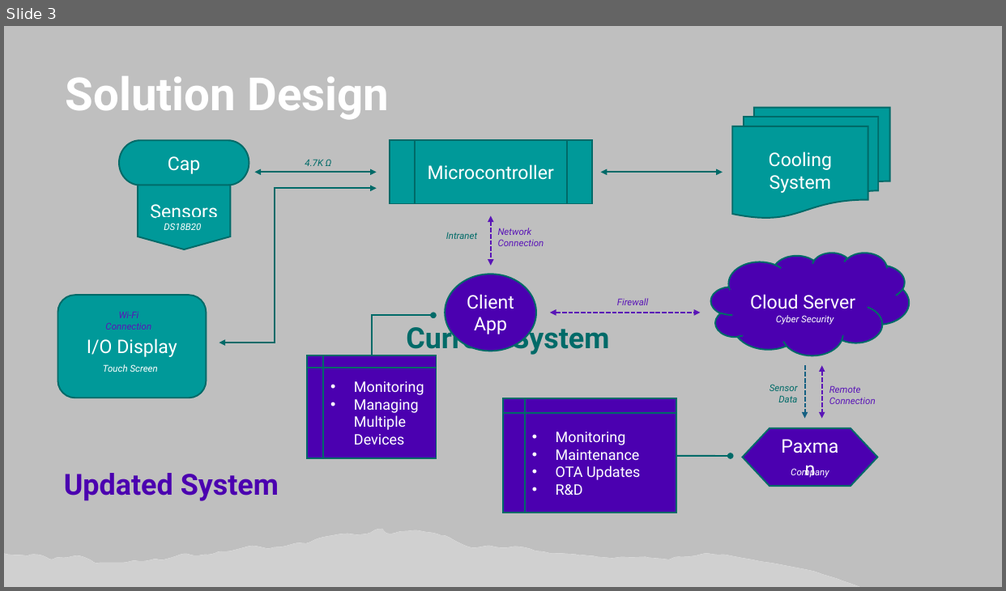
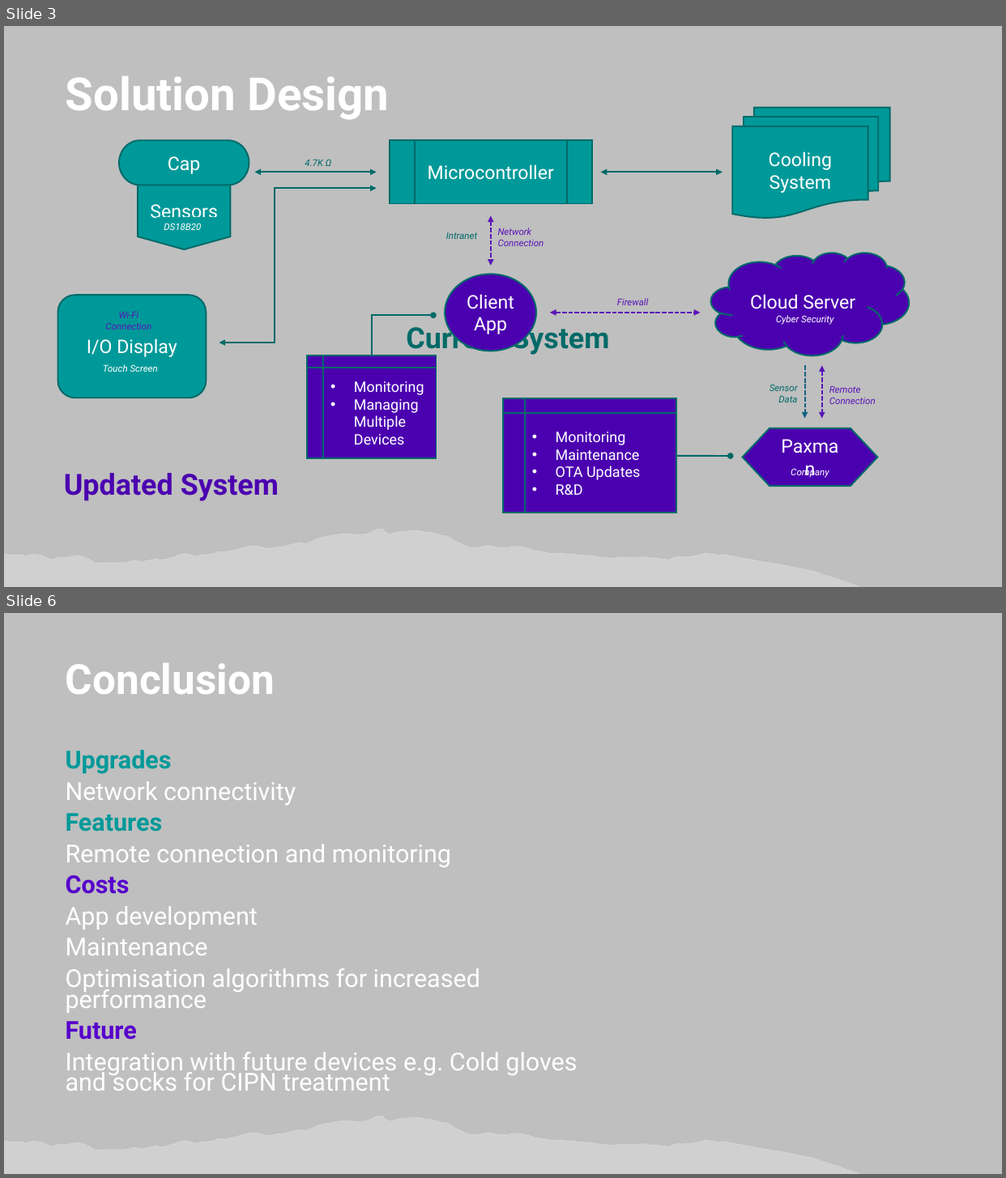
Before and after one commit to SolidMcAwesome/Paxman_Demo, a slide deck: Interview.pptx. Shown one above the other, each under a label of ours: slide 3 before the commit, slides 3 and 6 after it; the slides between them are not shown. The pictures are 1006x591 and 1006x1178 pixels, drawn with LibreOffice and Linux fonts; fonts in the diff are those of the drawing; grey boxes stand for pictures; background and template pictures are left out. Boxes give left, top, right and bottom in pixels: in the first picture for what was removed or moved away, otherwise in the second. Text is boxed around its words. In the diff, an @@ line names an element or a change of style, - is before the commit and + after.

```diff
--- a/Interview.pptx
+++ b/Interview.pptx
@@ slide 6 added at (4, 613, 1002, 1174), background #BFBFBF @@
@@ title added at (66, 663, 275, 694), 40 pt, text #FFFFFF, bold @@
+Conclusion
@@ text added at (66, 750, 577, 1091), 23.8 pt, text #FFFFFF @@
+Upgrades
+Network connectivity
+Features
+Remote connection and monitoring
+Costs
+App development
+Maintenance
+Optimisation algorithms for increased performance
+Future
+Integration with future devices e.g. Cold gloves and socks for CIPN treatment
@@ freeform shape added at (4, 1116, 859, 1174), fill #FFFFFF @@
@@ picture added at (4, 1116, 859, 1174) @@
```
Also in this commit, not shown: 2 slides changed, 1 other file.
